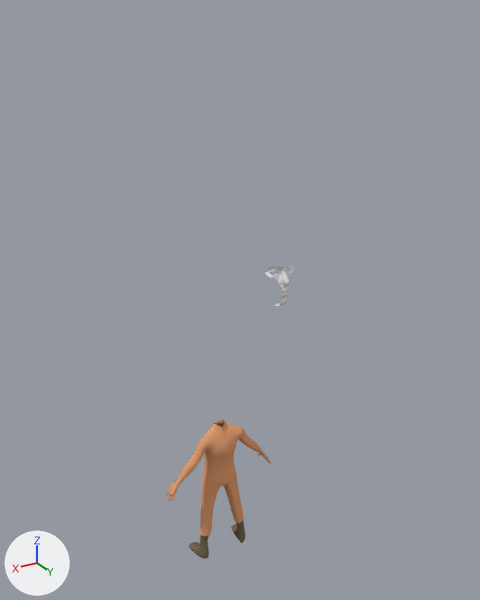
The Blender file BlendFilesForUnity/R_CharacterModel.blend, before and after one commit.
Before and after are seen from a 50 mm lens placed at (7.5, 13.7, 14.7), pointed at (-6.7, -9.9, 2.9). Lighting does not change. The marker at lower left points along +X, +Y and +Z.
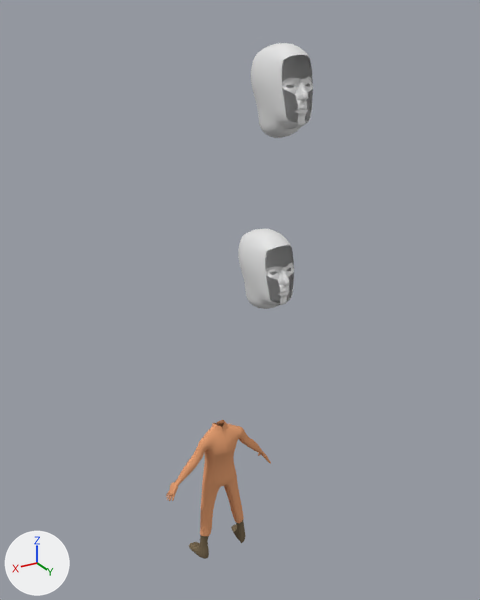
Location of each change, (x1, y1, x2, y2) in pixels of the pictures (480 x 600 px):
'Cube.002', added: after (251, 43, 313, 138)
'Cube.001', added: after (238, 229, 294, 309)
'Plane.001', added: after (282, 77, 313, 129)

The change, as a list of edits to the scene's bpy script:
```text
Add me_plane_001:
    me_plane_001.from_pydata(...)  # 203 vertices, 158 faces; spans x -1.1..0.0, y -2.88..0.03, z -0.4..1.01
    me_plane_001.polygons.foreach_set('use_smooth', [True] * 158)
Add me_cube_001:
    me_cube_001.from_pydata(...)  # 433 vertices, 416 faces; spans x -1.39..1.39, y -2.89..1.34, z 0.0..5.27
    me_cube_001.polygons.foreach_set('use_smooth', [True] * 416)
Add ob_plane_001:
    ob_plane_001 = bpy.data.objects.new('Plane.001', me_plane_001)
    ob_plane_001.location = (-15.21, -17.38, 11.46)
    ob_plane_001.rotation_euler = (1.571, 0.0, 0.0)  # degrees (90, 0, 0)
    _m = ob_plane_001.modifiers.new('Mirror', 'MIRROR')
    _m.use_clip = True
    _m = ob_plane_001.modifiers.new('Subsurf', 'SUBSURF')
    _m.render_levels = 0
Add ob_cube_002:
    ob_cube_002 = bpy.data.objects.new('Cube.002', me_cube_001)
    ob_cube_002.location = (-15.2, -18.78, 7.9)
Add ob_cube_001:
    ob_cube_001 = bpy.data.objects.new('Cube.001', me_cube_001.copy())
    ob_cube_001.location = (-14.33, -18.78, -2.9)
```
